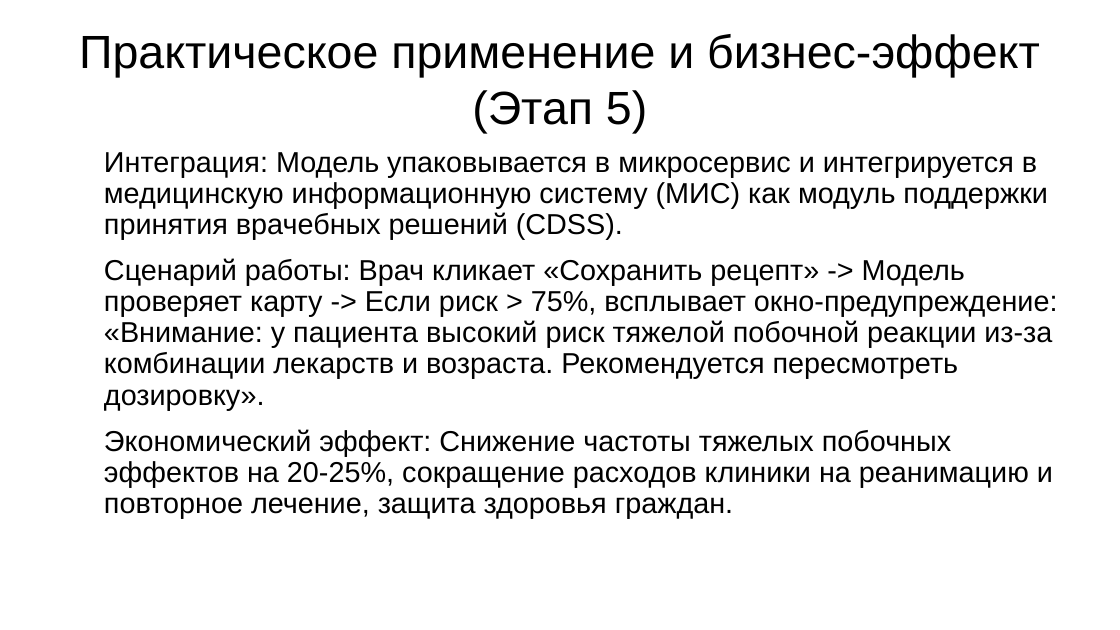
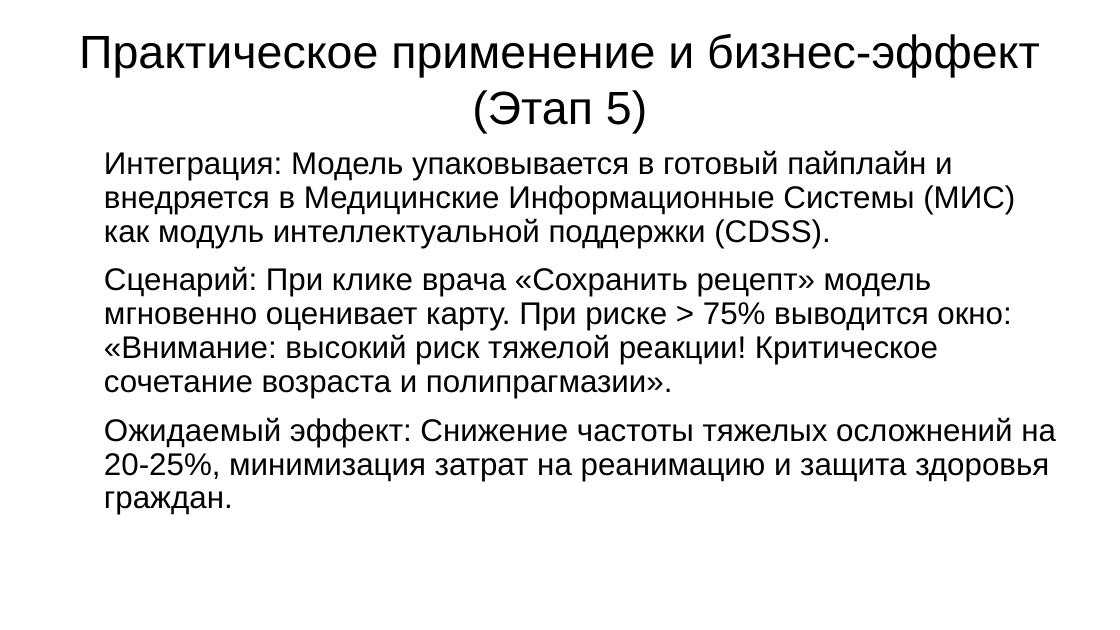
Before and after one commit to HakLuck/my-first-project, a slide deck: slide 13 of Презентация к проекту по DS.pptx. Drawn at 1120x630 pixels with LibreOffice and Linux fonts; fonts in the diff are those of the drawing; background and template pictures are left out. Boxes give left, top, right and bottom in pixels: in the first picture for what was removed or moved away, otherwise in the second. Text is boxed around its words. In the diff, an @@ line names an element or a change of style, - is before the commit and + after.

```diff
--- a/Презентация к проекту по DS.pptx
+++ b/Презентация к проекту по DS.pptx
@@ text at <box>104,150,1056,515</box>: text changed; size 20.4 to 22.2 pt @@
-Интеграция: Модель упаковывается в микросервис и интегрируется в медицинскую информационную систему (МИС) как модуль поддержки принятия врачебных решений (CDSS).
-Сценарий работы: Врач кликает «Сохранить рецепт» -> Модель проверяет карту -> Если риск > 75%, всплывает окно-предупреждение: «Внимание: у пациента высокий риск тяжелой побочной реакции из-за комбинации лекарств и возраста. Рекомендуется пересмотреть дозировку».
-Экономический эффект: Снижение частоты тяжелых побочных эффектов на 20-25%, сокращение расходов клиники на реанимацию и повторное лечение, защита здоровья граждан.
+Интеграция: Модель упаковывается в готовый пайплайн и внедряется в Медицинские Информационные Системы (МИС) как модуль интеллектуальной поддержки (CDSS).
+Сценарий: При клике врача «Сохранить рецепт» модель мгновенно оценивает карту. При риске > 75% выводится окно: «Внимание: высокий риск тяжелой реакции! Критическое сочетание возраста и полипрагмазии».
+Ожидаемый эффект: Снижение частоты тяжелых осложнений на 20-25%, минимизация затрат на реанимацию и защита здоровья граждан.
```
Also in this commit, not shown: 3 other slides changed, 3 slides added, 4 slides removed, 1 other file.
